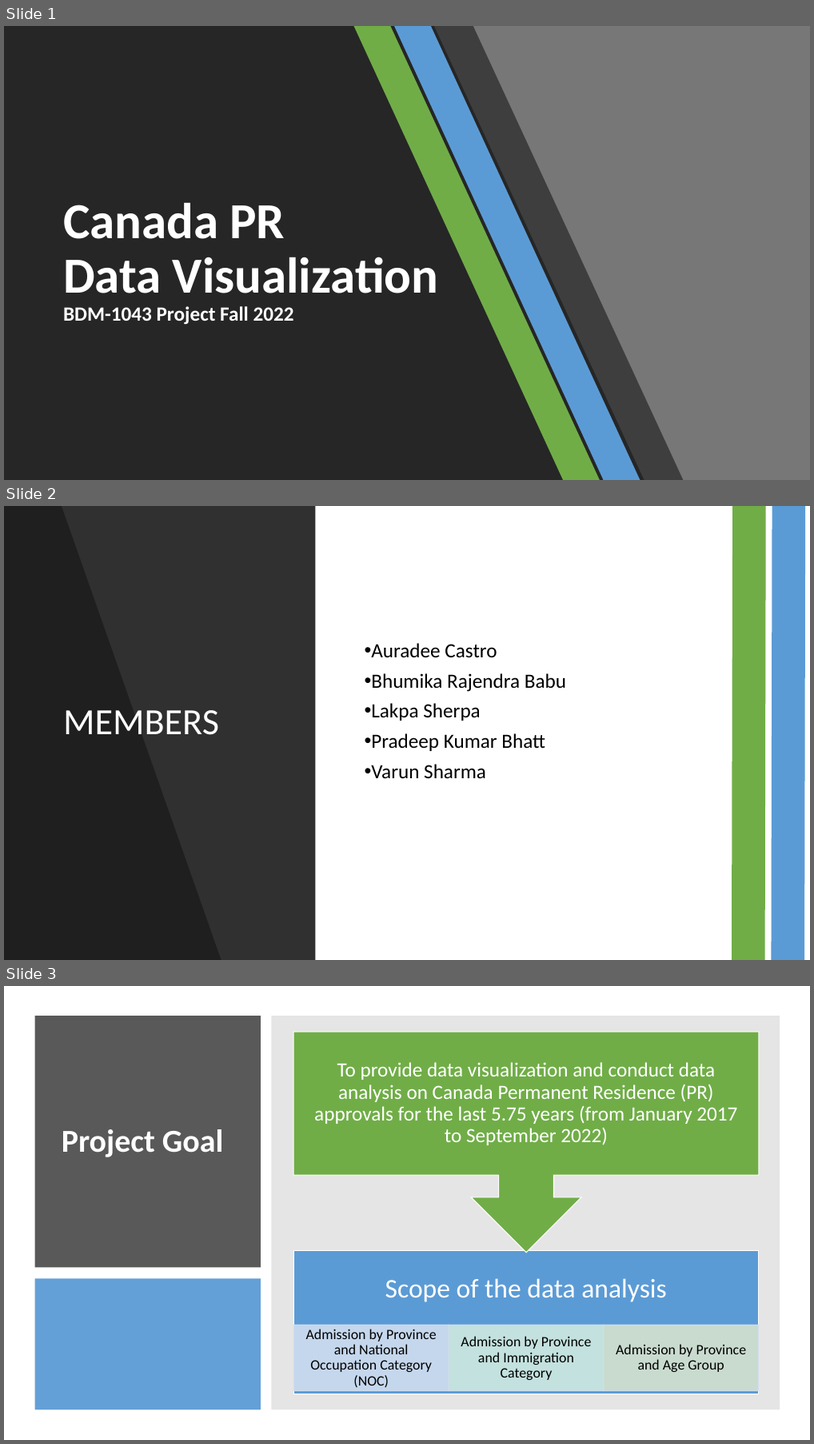
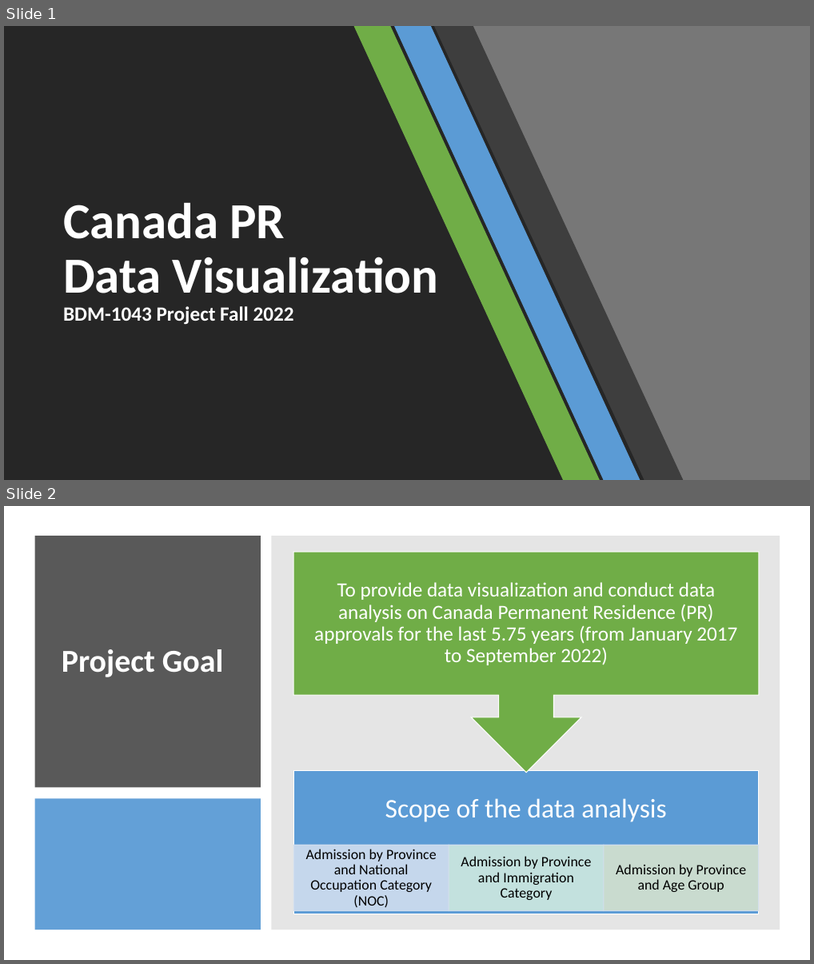
Before and after one commit to abccastro/Canada-PR-Data-Analysis-and-Visualization, a slide deck: Canada PR Data Visualization.pptx. Shown one above the other, each under a label of ours: slides 1, 2 and 3 before the commit, slides 1 and 2 after it. The pictures are 814x1444 and 814x964 pixels, drawn with LibreOffice and Linux fonts; fonts in the diff are those of the drawing. Boxes give left, top, right and bottom in pixels: in the first picture for what was removed or moved away, otherwise in the second. Text is boxed around its words. In the diff, an @@ line names an element or a change of style, - is before the commit and + after.

Commit message:
updated PPT

```diff
--- a/Canada PR Data Visualization.pptx
+++ b/Canada PR Data Visualization.pptx
@@ slide 2 removed at box(4, 506, 810, 960), background #FFFFFF @@
@@ rectangle removed at box(4, 506, 315, 960) @@
@@ freeform shape removed at box(4, 506, 221, 960) @@
@@ rectangle removed at box(732, 506, 766, 960) @@
@@ rectangle removed at box(772, 506, 806, 960) @@
@@ text removed at box(371, 643, 566, 779) @@
-• Auradee Castro
-• Bhumika Rajendra Babu
-• Lakpa Sherpa
-• Pradeep Kumar Bhatt
-• Varun Sharma
@@ title removed at box(63, 710, 219, 735) @@
-MEMBERS
@@ what was slide 3 is now slide 2 @@
```
